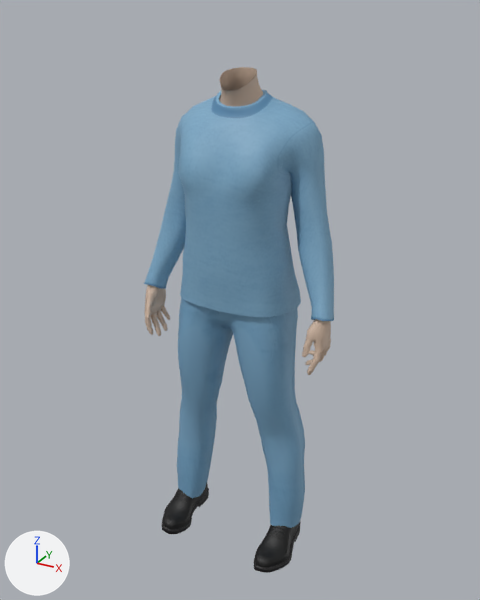
The FBX model Assets/_Project/Models/Avatar/avatar.fbx: old version first, new version second.
One viewpoint serves both versions: a 50 mm camera at (0.893, -1.576, 1.634) aimed at (0.005, 0.038, 0.827). Every picture has the same lights, and +X, +Y and +Z are marked at lower left. Where no turn or scale is listed for an object, it has been applied to the vertices.

The first picture shows 'avatarMesh', 'male_casualsuit02Mesh', 'shoes03Mesh'.
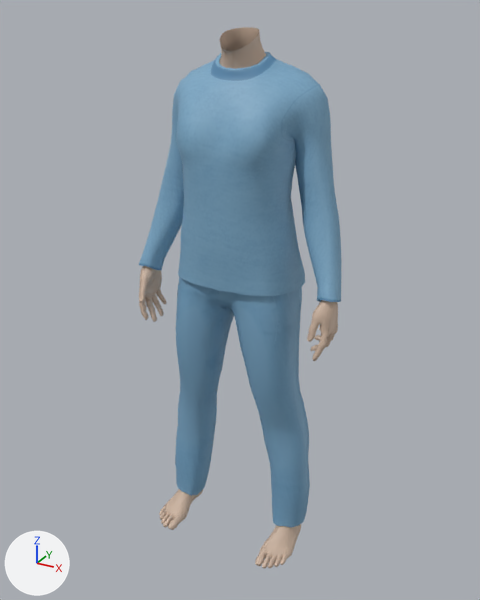
Commit message: Avatar bare legs instead of shoes

What differs and where, as boxes (x1, y1, x2, y2) in the pictures (480 x 600 px):
'male_casualsuit02Mesh', reshaped (7% wider, 8% taller)
    before: (144, 90, 334, 528)
    after: (139, 52, 342, 527)
'avatar2Mesh', added (beige)
    after: (139, 27, 338, 569)
'avatarMesh', deleted
    before: (145, 67, 331, 375)
'shoes03Mesh', deleted
    before: (161, 483, 301, 573)

The change, as a diff of the scene's bpy script:
```diff
--- a/Assets/_Project/Models/Avatar/avatar.fbx.py
+++ b/Assets/_Project/Models/Avatar/avatar.fbx.py
@@ me_mesh_001 @@
 # used by ob_male_casualsuit02mesh; location = (0.0, 0.0, 0.0)
-me_mesh_001.from_pydata(...)  # 2136 vertices, 2060 faces; spans x -0.299..0.323, y -0.091..0.179, z 0.059..1.432
+me_mesh_001.from_pydata(...)  # 2136 vertices, 2060 faces; spans x -0.315..0.34, y -0.09..0.192, z 0.062..1.527
+# me_mesh_001 part 1: 2136 of 2136 vertices moved; they spanned x -0.299..0.323, y -0.091..0.179, z 0.059..1.432 and now span x -0.315..0.34, y -0.09..0.192, z 0.062..1.527; mean shift (0.0, 0.006, 0.062); largest move (-0.061, 0.085, 1.431) -> (-0.063, 0.094, 1.527)
 me_mesh_001.materials.append(mat_male_casualsuit02)
@@ me_mesh_1 @@
+me_mesh_1.from_pydata(...)  # 6164 vertices, 6078 faces; spans x -0.3..0.34, y -0.15..0.14, z 0.0..1.59
+me_mesh_1.materials.append(mat_avatar)  # beige #cab19d
@@ ob_shoes03mesh @@
-ob_shoes03mesh = bpy.data.objects.new('shoes03Mesh', me_mesh_002)
-ob_shoes03mesh.location = (0.0, 0.0, 0.0)
@@ ob_avatarmesh @@
-ob_avatarmesh = bpy.data.objects.new('avatarMesh', me_mesh)
-ob_avatarmesh.location = (0.0, 0.0, 0.0)
@@ ob_avatar2mesh @@
+ob_avatar2mesh = bpy.data.objects.new('avatar2Mesh', me_mesh_1)
+ob_avatar2mesh.location = (0.0, 0.0, 0.0)
```
